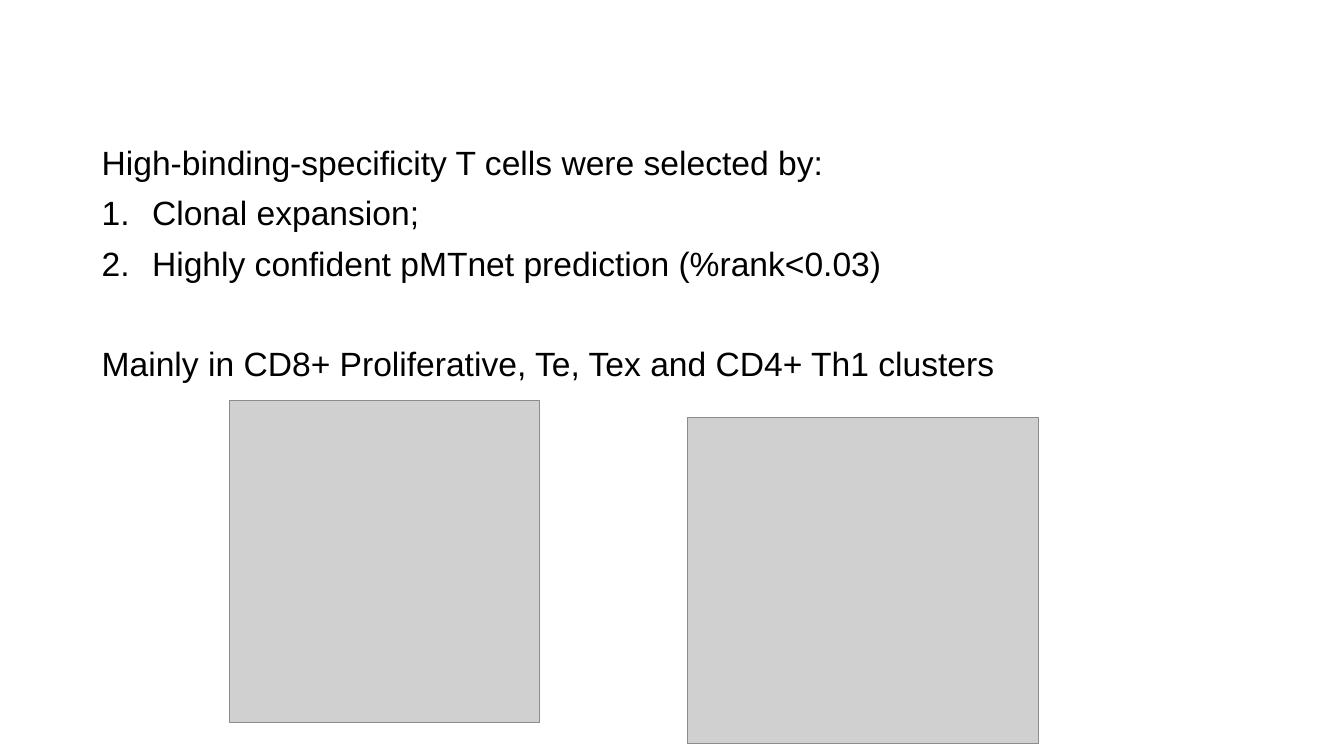
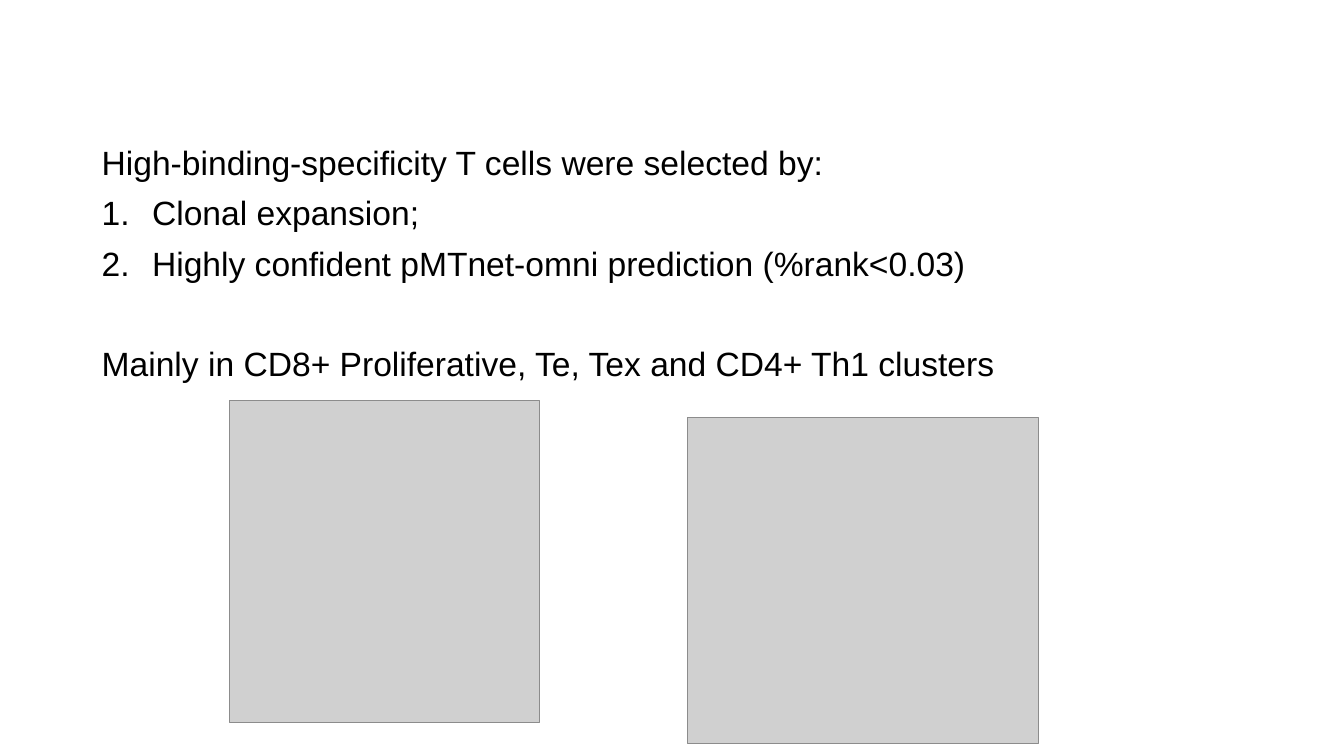
Before and after one commit to liuwd15/liuwd15.github.io, a slide deck: slide 12 of assets/presentations/QS seminar 2025.pptx. Drawn at 1344x756 pixels with LibreOffice and Linux fonts; fonts in the diff are those of the drawing; grey boxes stand for pictures; background and template pictures are left out. Boxes give left, top, right and bottom in pixels: in the first picture for what was removed or moved away, otherwise in the second. Text is boxed around its words. In the diff, an @@ line names an element or a change of style, - is before the commit and + after.

Commit message:
update presentation

```diff
--- a/assets/presentations/QS seminar 2025.pptx
+++ b/assets/presentations/QS seminar 2025.pptx
@@ text at (x1=152, y1=251, x2=966, y2=283): text changed @@
-2. Highly confident pMTnet prediction (%rank<0.03)
+2. Highly confident pMTnet-omni prediction (%rank<0.03)
```
Also in this commit, not shown: 2 other slides changed.
